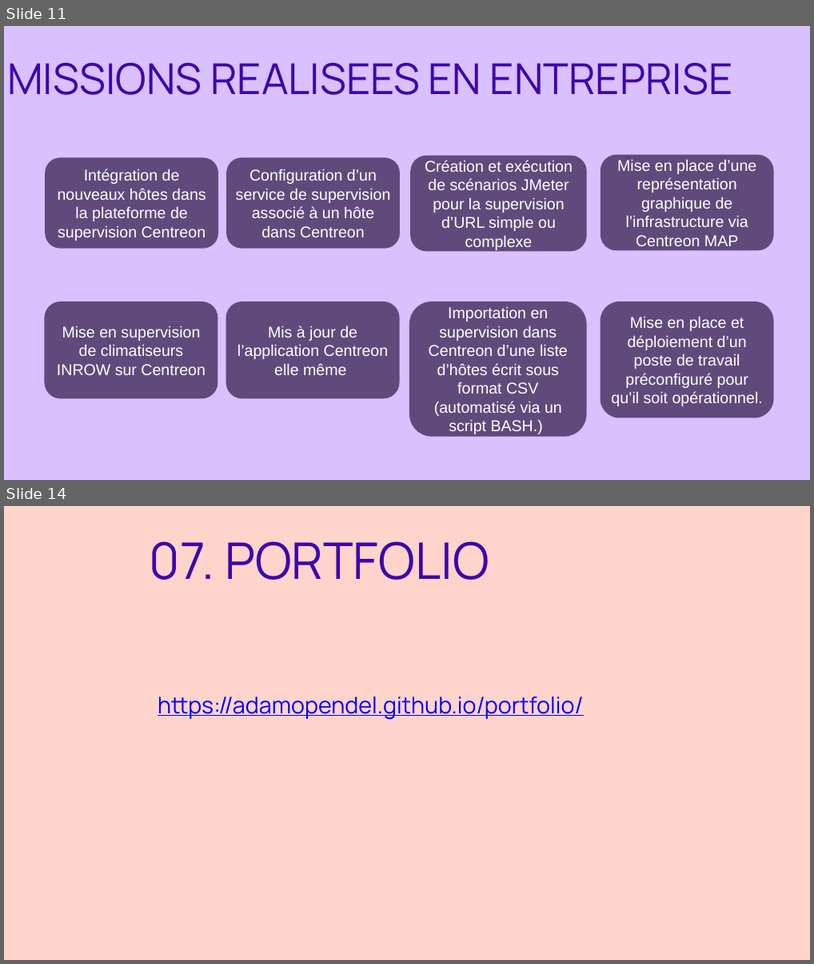
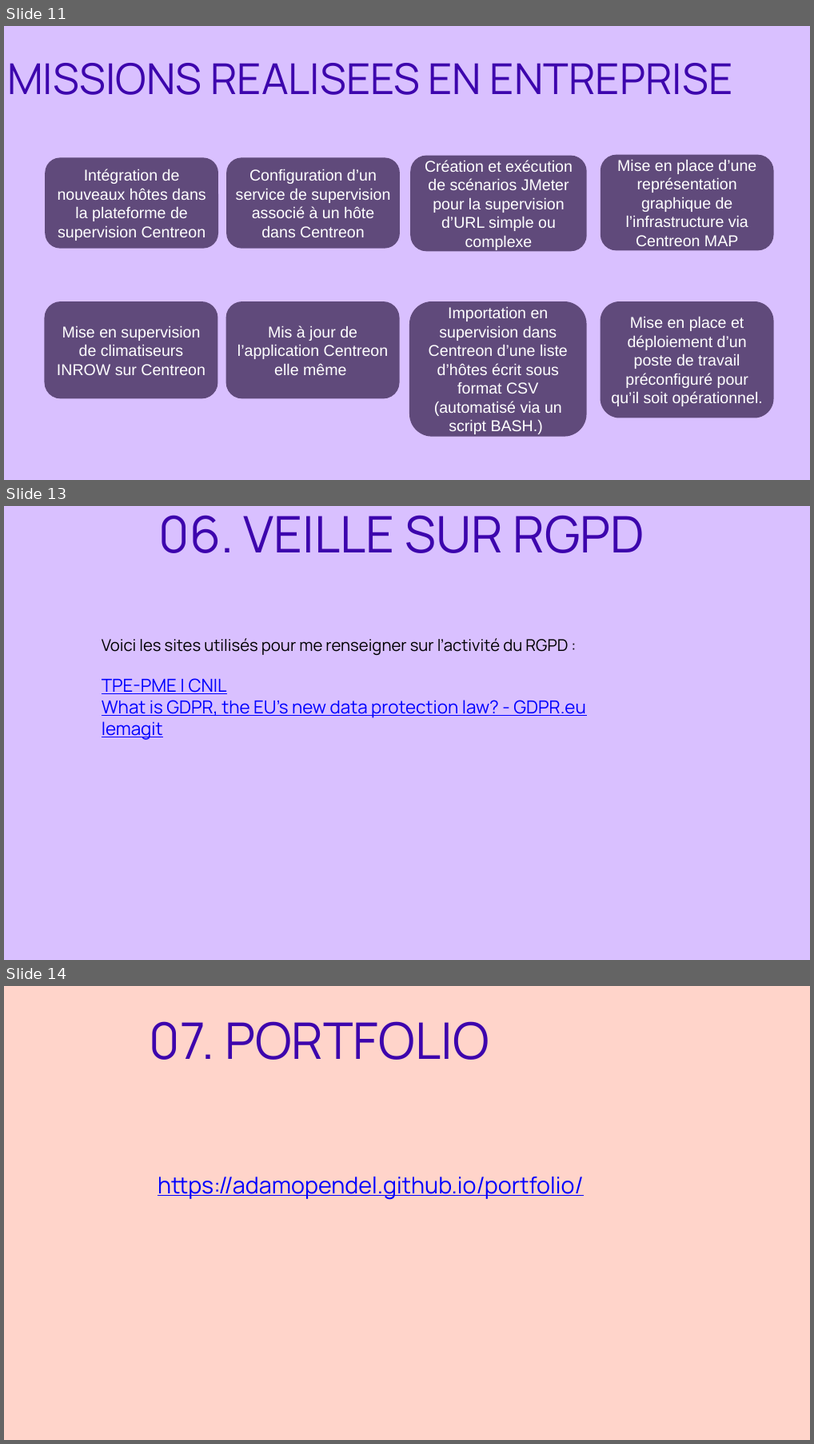
Before and after one commit to adamopendel/portfolio, a slide deck: Parcours_de_professionnalisation_E5_diapo.pptx. Shown one above the other, each under a label of ours: slides 11 and 14 before the commit, slides 11, 13 and 14 after it; the slides between them are not shown. The pictures are 814x964 and 814x1444 pixels, drawn with LibreOffice and Linux fonts; fonts in the diff are those of the drawing. Boxes give left, top, right and bottom in pixels: in the first picture for what was removed or moved away, otherwise in the second. Text is boxed around its words. In the diff, an @@ line names an element or a change of style, - is before the commit and + after.

```diff
--- a/Parcours_de_professionnalisation_E5_diapo.pptx
+++ b/Parcours_de_professionnalisation_E5_diapo.pptx
@@ slide 13 added at (4,506,810,960), background #D9C0FF @@
@@ text added at (159,515,645,553), 90 pt, text #3D05AD @@
+06. VEILLE SUR RGPD
@@ text added at (102,638,586,740), 32 pt, text #0000FF, underline @@
+Voici les sites utilisés pour me renseigner sur l’activité du RGPD :
+TPE-PME | CNIL
+What is GDPR, the EU’s new data protection law? - GDPR.eu
+lemagit
```
Also in this commit, not shown: 5 slides changed, 1 slide removed, 3 other files.
